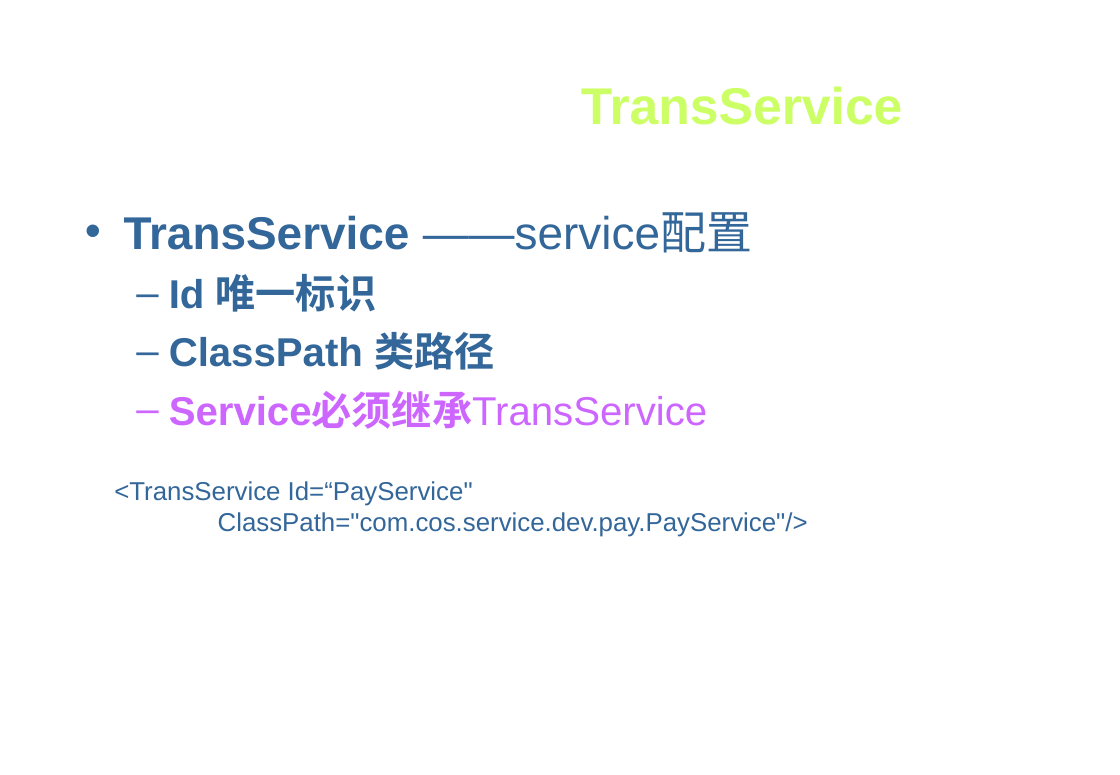
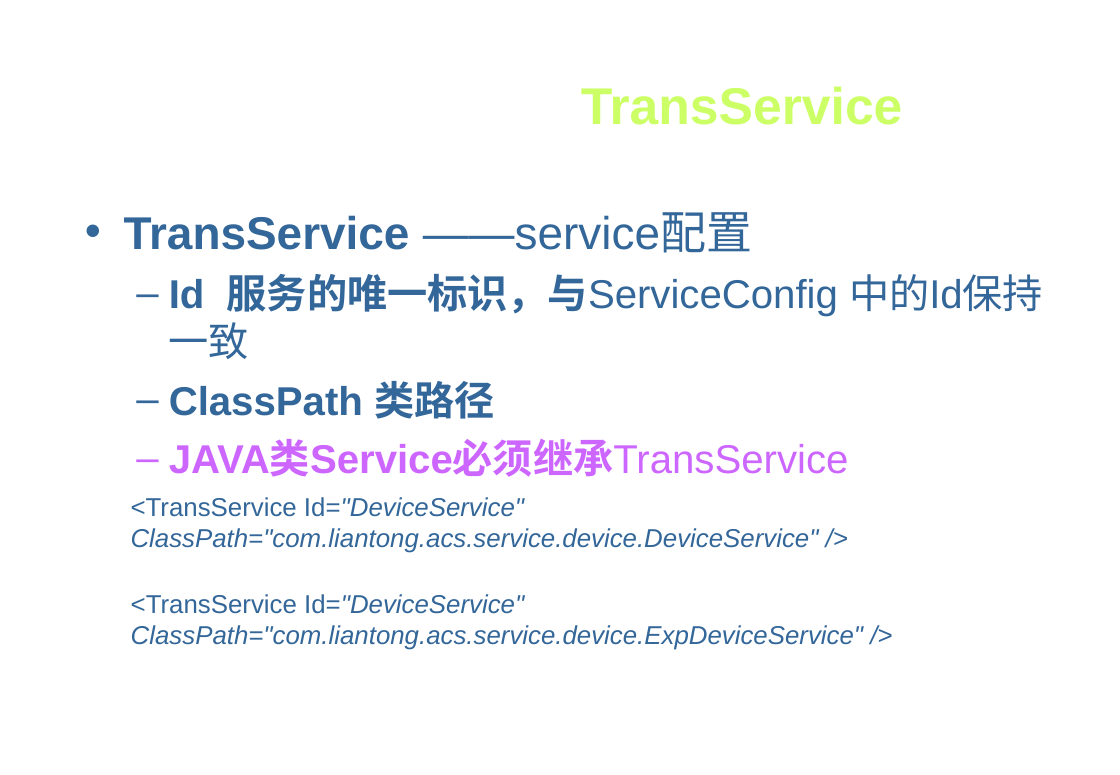
Before and after one commit to xiaowenzigege/CDO, a slide deck: slide 12 of CDODesign/Design/architecture/CDO服务插件开发.ppt (slide 10 before the commit). Drawn at 1120x775 pixels with LibreOffice and Linux fonts; fonts in the diff are those of the drawing; background and template pictures are left out. Boxes give left, top, right and bottom in pixels: in the first picture for what was removed or moved away, otherwise in the second. Text is boxed around its words. In the diff, an @@ line names an element or a change of style, - is before the commit and + after.

```diff
--- a/CDODesign/Design/architecture/CDO服务插件开发.ppt
+++ b/CDODesign/Design/architecture/CDO服务插件开发.ppt
@@ text at bbox=[169, 274, 1043, 317]: text changed; bold off @@
-  – Id 唯一标识
+  – Id 服务的唯一标识，与ServiceConfig 中的Id保持一致
@@ text at bbox=[169, 441, 849, 477]: text changed; bold on @@
-  – Service必须继承TransService
+  – JAVA类Service必须继承TransService
@@ text at bbox=[131, 497, 819, 553]: text changed; italic on @@
-<TransService Id=“PayService"
-ClassPath="com.cos.service.dev.pay.PayService"/>
+<TransService Id="DeviceService" ClassPath="com.liantong.acs.service.device.DeviceService" />
@@ text added at bbox=[131, 594, 863, 650], 18 pt, text #336699, italic @@
+<TransService Id="DeviceService" ClassPath="com.liantong.acs.service.device.ExpDeviceService" />
```
Also in this commit, not shown: 10 other slides changed, 9 slides added, 6 slides removed, 1 other file.
